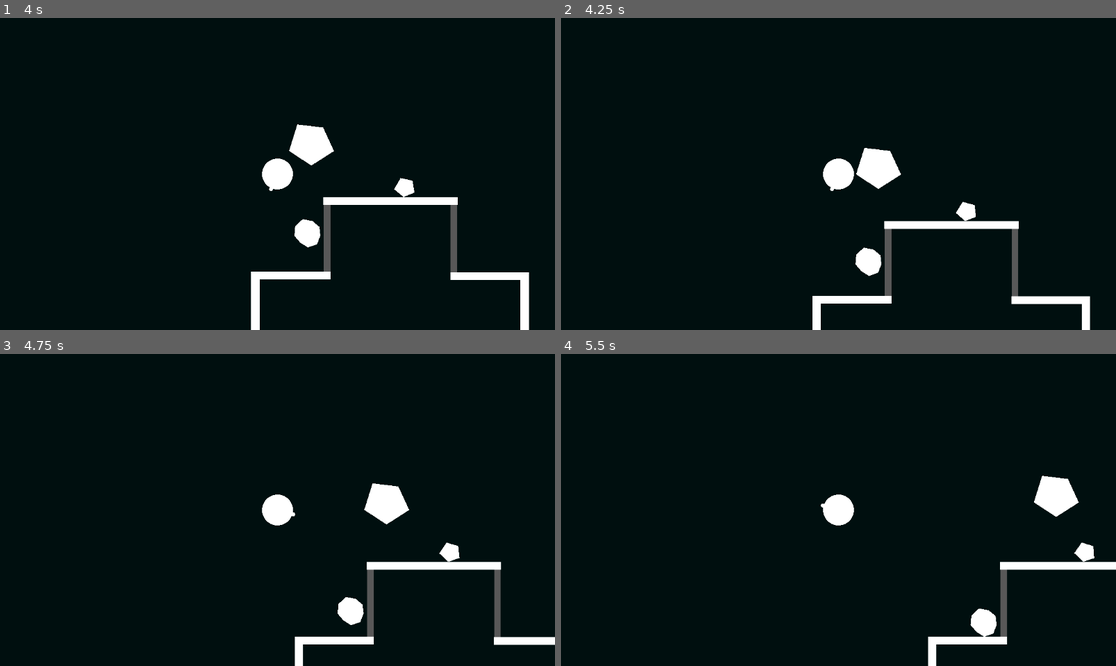
Above: before the commit, frames 1-4 (two rows, left to right).
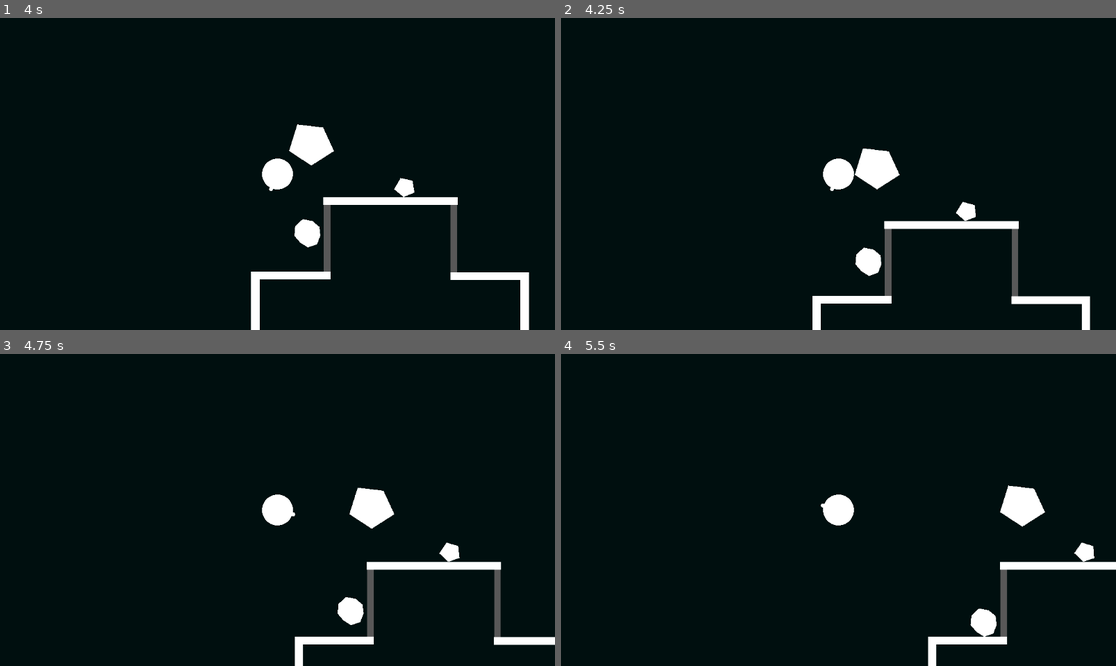
Above: after the commit, the same moments.

Repository: Burger-Bois/ld58
Game: Godot game, scene res://src/main.tscn
The game is run twice, just before and just after one commit, with the same random seed, the same clock (stepped at 60 frames per second) and the same inputs.
Inputs (mouse positions are in pixels of both pictures, inside the frame that each line leads up to):
- Up to frame 1 (4 s): click "Start" at 0.5 s; move the mouse to (399, 158) at 1.27 s; hold D (player_move_right) 1.28-2.03 s; click (399, 158) at 1.35 s; move the mouse to (166, 189) at 2.02 s; hold S (player_move_down) 2.03-2.78 s; click (166, 189) at 2.1 s; move the mouse to (333, 105) at 2.77 s; hold D (player_move_right) 2.78-3.53 s; click (333, 105) at 2.85 s; move the mouse to (249, 236) at 3.52 s; hold W (player_move_up) from 3.53 s (still down); click (249, 236) at 3.6 s
- Up to frame 2 (4.25 s): keep holding W (player_move_up)
- Up to frame 3 (4.75 s): move the mouse to (444, 556) at 4.27 s; release W (player_move_up) at 4.28 s; hold A (player_move_left) from 4.28 s (still down); click (444, 556) at 4.35 s
- Up to frame 4 (5.5 s): keep holding A (player_move_left); move the mouse to (672, 463) at 5.02 s; click (672, 463) at 5.1 s

Frame 1 is identical in both runs. In frame 2, 0.1% of the frame differs, in the area x 52-62%, y 41-56%; in frame 3, 0.7%; in frame 4, 1.4%, in the area x 79-94%, y 38-56%.

Commit message:
fix: fix release collision bug

Diff:
--- a/src/player/player.gd
+++ b/src/player/player.gd
@@ -33,7 +33,7 @@
 		var collision := get_slide_collision(i)
 		var collider := collision.get_collider()
 		if collider is RigidBody2D:
-			collider.apply_central_impulse(-collision.get_normal() * 80)
+			collider.apply_central_impulse(-collision.get_normal() * 20)
 
 
 func _input(event: InputEvent) -> void:
@@ -70,7 +70,7 @@
 		_grabbed_object.freeze = false
 		_grabbed_object.reparent(get_parent(), true)
 		_grabbed_object.reset_physics_interpolation()
-		remove_collision_exception_with(_grabbed_object)
+		call_deferred('remove_collision_exception_with', _grabbed_object)
 		# Remove object collision shapes from player
 		for object_collision_shape in _object_collision_shapes:
 			object_collision_shape.queue_free()
--- a/src/stage/stage.tscn
+++ b/src/stage/stage.tscn
@@ -46,6 +46,7 @@
 [sub_resource type="WorldBoundaryShape2D" id="WorldBoundaryShape2D_60fcs"]
 
 [node name="Stage" type="Node2D"]
+position = Vector2(3, 0)
 
 [node name="Player" parent="." instance=ExtResource("1_dnqew")]
 position = Vector2(60, 63)
